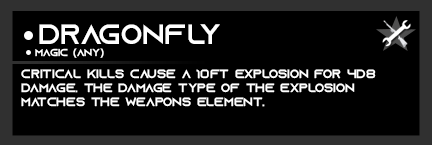
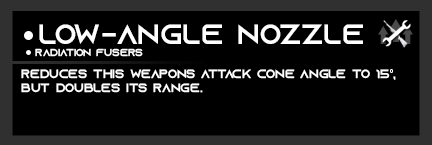
Two versions of the same layered image (432 x 145). Layer-by-layer changes:
painted on "Mod Name" over [left=39, top=24, right=363, bottom=44]
painted on "Socket Compatibility" over [left=35, top=48, right=143, bottom=58]
painted on "Description" over [left=21, top=69, right=396, bottom=107]
hid "Power Weapon" over [left=376, top=16, right=416, bottom=51]
showed "Boost Weapon" over [left=378, top=19, right=413, bottom=49]
